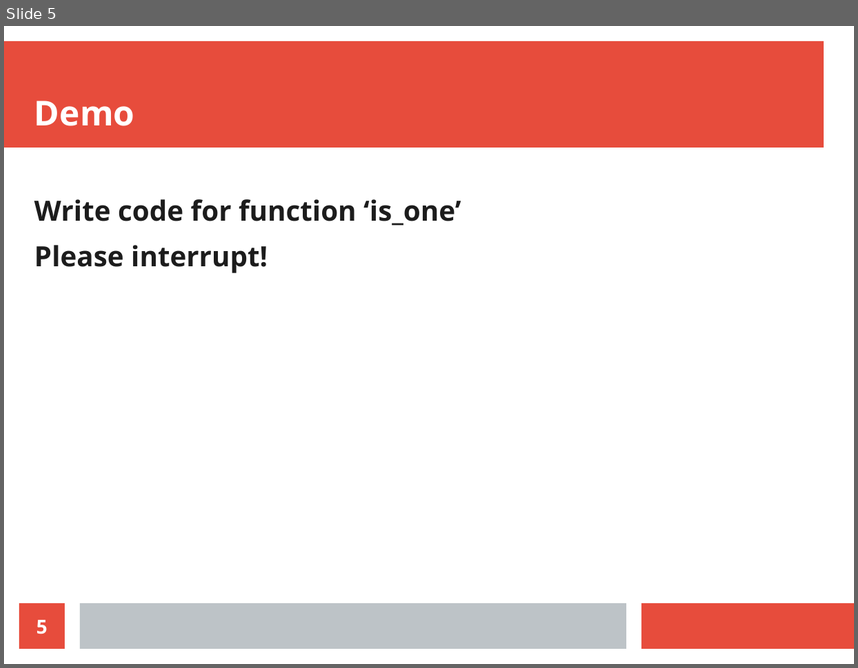
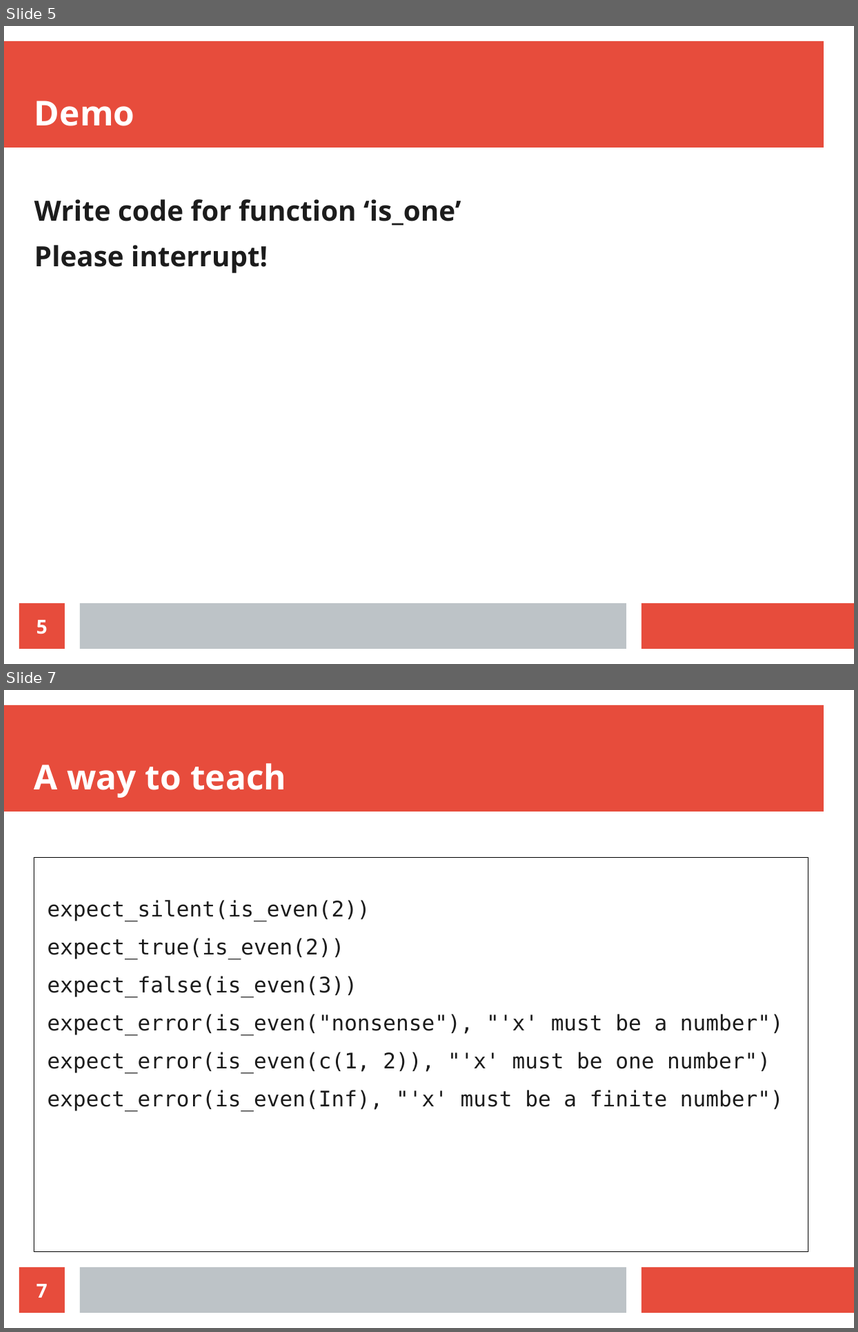
Before and after one commit to richelbilderbeek/nlseb_tdd_20210420, a slide deck: nlseb_tdd_20210420.odp. Shown one above the other, each under a label of ours: slide 5 before the commit, slides 5 and 7 after it; the slides between them are not shown. The pictures are 858x668 and 858x1332 pixels, drawn with LibreOffice and Linux fonts; fonts in the diff are those of the drawing. Boxes give left, top, right and bottom in pixels: in the first picture for what was removed or moved away, otherwise in the second. Text is boxed around its words. In the diff, an @@ line names an element or a change of style, - is before the commit and + after.

```diff
--- a/nlseb_tdd_20210420.odp
+++ b/nlseb_tdd_20210420.odp
@@ slide 7 added at (4, 690, 854, 1328), background #FFFFFF; not listed: 3 template elements that a slide beside it also shows @@
@@ title added at (34, 763, 286, 798), 32 pt, text #FFFFFF, bold @@
+A way to teach
@@ text added at (34, 858, 809, 1252), outline #000000 0 pt, 20 pt, text #1C1C1C @@
+expect_silent(is_even(2))
+expect_true(is_even(2))
+expect_false(is_even(3))
+expect_error(is_even("nonsense"), "'x' must be a number")
+expect_error(is_even(c(1, 2)), "'x' must be one number")
+expect_error(is_even(Inf), "'x' must be a finite number")
@@ page number added at (19, 1267, 65, 1312), fill #E74C3C, 18 pt, text #FFFFFF, bold @@
+7
```
Also in this commit, not shown: 2 slides changed, 12 other slides added, 1 other file.
